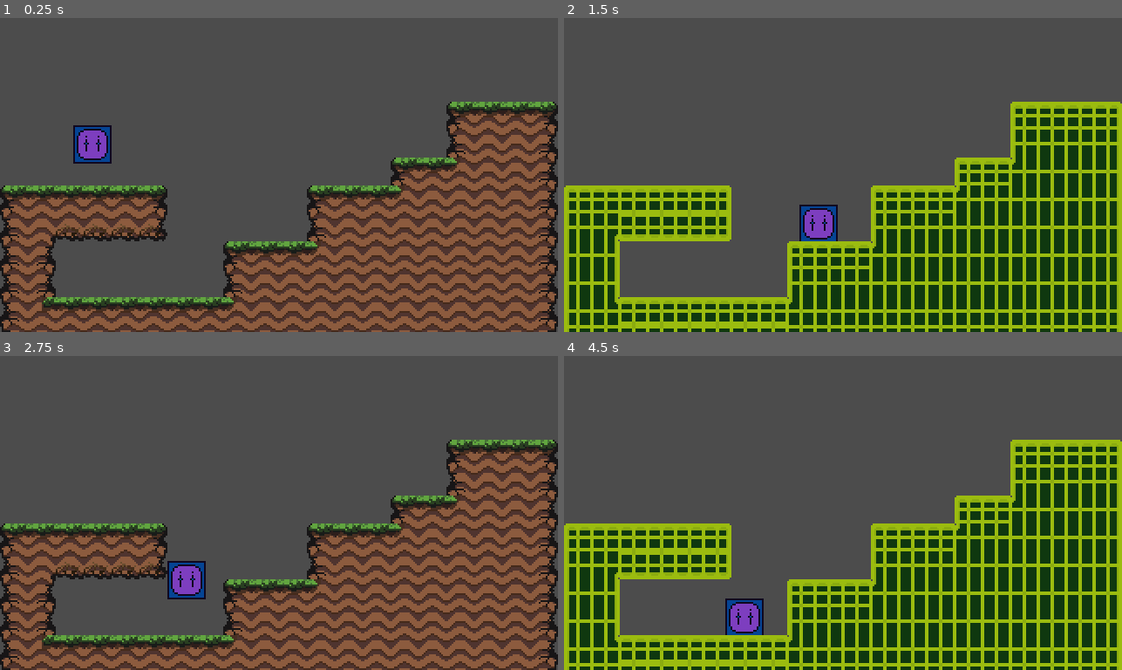
Above: before the commit, frames 1-4 (two rows, left to right).
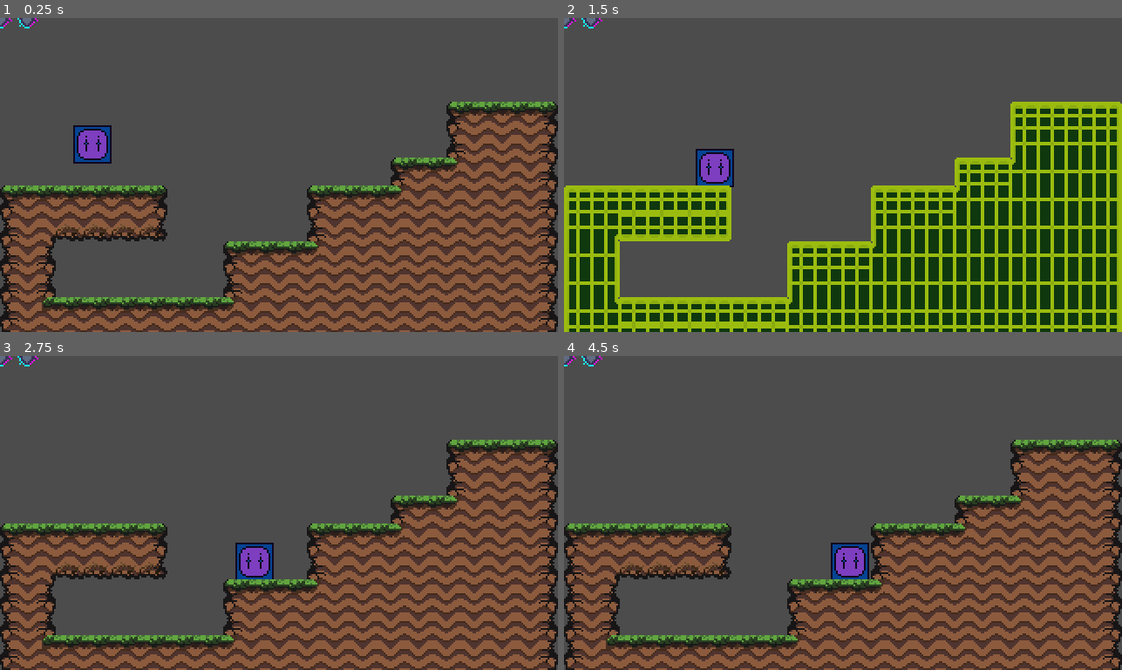
Above: after the commit, the same moments.

Repository: ordinarysamar/Dungeon-Crawler
Game: Godot game, scene res://source/scenes/Worlds/World.tscn
Two runs of this game, one before a commit and one after it. Both use one fixed random seed, a clock stepped at 60 frames per second and the inputs below. The project has no main scene, so this scene is started directly.
Inputs:
- Up to frame 1 (0.25 s): no input
- Up to frame 2 (1.5 s): tap Enter (ui_accept) at 0.5, 0.6, 0.77, 1.07, 1.35 s; hold Right (ui_right) from 0.53 s (still down)
- Up to frame 3 (2.75 s): tap Enter (ui_accept) at 1.52, 1.82, 2.1 s; release Right (ui_right) at 2.03 s; hold Left (ui_left) from 2.03 s (still down)
- Up to frame 4 (4.5 s): release Left (ui_left) at 2.78 s; hold Right (ui_right) 2.78-4.28 s; tap Enter (ui_accept) at 2.85, 3.02, 3.32, 3.6, 3.77, 4.07, 4.35 s; hold Left (ui_left) from 4.28 s (still down)

The runs differ from the first frame. In frame 1, less than 0.1% of the frame differs, in the area x 0-7%, y 0-4%; in frame 2, 1.7%; in frame 3, 1.7%; in frame 4, 45%, in the area x 0-100%, y 0-100%.

Commit message:
Added the function to limit the player to enter the backend world.
- Added the PlayerStats.tscn to autoload singelton as it has to be used in multiple files.
- Added the backend limiter bar to the world scene without any functionality (this means that the icons for the bar does not update for now)

Diff:
--- a/project.godot
+++ b/project.godot
@@ -22,6 +22,10 @@
 
 config/name="Dungeon_crawler"
 config/icon="res://icon.png"
+
+[autoload]
+
+PlayerStats="*res://source/scenes/PlayerStats.tscn"
 
 [display]
 
--- a/source/scenes/Stats.tscn
+++ b/source/scenes/PlayerStats.tscn
@@ -3,7 +3,7 @@
 [ext_resource path="res://source/scripts/Stats.gd" type="Script" id=1]
 [ext_resource path="res://graphics/Glichy.png" type="Texture" id=2]
 
-[node name="Stats" type="Node"]
+[node name="PlayerStats" type="Node"]
 script = ExtResource( 1 )
 
 [node name="Limiter" type="Sprite" parent="."]
--- a/source/scenes/Worlds/World.tscn
+++ b/source/scenes/Worlds/World.tscn
@@ -1,7 +1,8 @@
-[gd_scene load_steps=3 format=2]
+[gd_scene load_steps=4 format=2]
 
 [ext_resource path="res://source/scenes/Worlds/TileSet_transformation.tscn" type="PackedScene" id=1]
 [ext_resource path="res://source/scenes/Player/Player.tscn" type="PackedScene" id=2]
+[ext_resource path="res://source/scenes/PlayerStats.tscn" type="PackedScene" id=3]
 
 [node name="World" type="Node2D"]
 
@@ -14,8 +15,9 @@
 
 [node name="Player" parent="." instance=ExtResource( 2 )]
 position = Vector2( 53.1224, 49.0086 )
-ACCELERATION = 12
 FRICTION = 0.3
 
 [node name="TileMap" parent="." instance=ExtResource( 1 )]
 tile_data = PoolIntArray( 196624, 2, 0, 196625, 2, 1, 196626, 2, 1, 196627, 2, 2, 262160, 2, 65536, 262161, 2, 65537, 2 …(1847 unchanged characters)…
+
+[node name="PlayerStats" parent="." instance=ExtResource( 3 )]
--- a/source/scripts/Backend_trans.gd
+++ b/source/scripts/Backend_trans.gd
@@ -1,23 +1,33 @@
 extends Node
 
-
+var stats = PlayerStats
 var texture = load("res://source/TileSets/animatedTexture.tres")
 var state: String = "frontend"
-var backendLimiter = 3
+var backendLimiter = 5
 
 func _physics_process(_delta):
-	if Input.is_action_just_pressed("ui_accept") && state == "frontend":
-		state = "backend"
-		backendLimiter -= 1
-	elif Input.is_action_just_pressed("ui_accept") && state == "backend":
-		state = "frontend"
-		backendLimiter -= 1
-	if state == "backend":
-		texture.set_current_frame(1)
-	elif state == "frontend":
-		texture.set_current_frame(0)
+	stats.limiterSet(backendLimiter)
+	backendPower()
 
 
+func backendPower():
+	if backendLimiter >= 0:
+
+		if Input.is_action_just_pressed("ui_accept") && state == "frontend":
+			state = "backend"
+			backendLimiter -= 1
+		elif Input.is_action_just_pressed("ui_accept") && state == "backend":
+			state = "frontend"
+			backendLimiter -= 1
+		if state == "backend":
+			texture.set_current_frame(1)
+		elif state == "frontend":
+			texture.set_current_frame(0)
+
+		if Input.is_action_just_pressed("ui_accept"):
+			print(stats.limiterCheck())
+	else:
+		state = "frontend"
 # if Input.is_action_just_pressed("gun safety") and safety = false:
 # 	safety = true
 # elif Input.is_action_just_pressed("gun safety") and safety = true:
--- a/source/scripts/Stats.gd
+++ b/source/scripts/Stats.gd
@@ -1,7 +1,23 @@
 extends Node
 
-var backend = preload ("res://source/scripts/Backend_trans.gd")
+var limiter: int = 0
 onready var energy_sprite = $Limiter
 
-func _process(_delta):
-	# print(backendLimiter)
+func limiterSet(limiterValue : int):
+	limiter = limiterValue
+
+func limiterCheck() -> String:
+	var print_string = ""
+	if limiter == 5:
+		print_string = ("you have used your first backend power and you are in backend")
+	if limiter == 4:
+		print_string = ("you have now returned from the backend and you have 2 backend powers left")
+	if limiter == 3:
+		print_string = ("you have used your second backend power and you are in backend")
+	if limiter == 2:
+		print_string = ("you have now returned from the backend and you have 1 backend power left")
+	if limiter == 1:
+		print_string = ("you have used your third backend power and you are in backend")
+	if limiter == 0:
+		print_string = ("you have now returned from the backend and you have 0 backend power left")
+	return print_string
